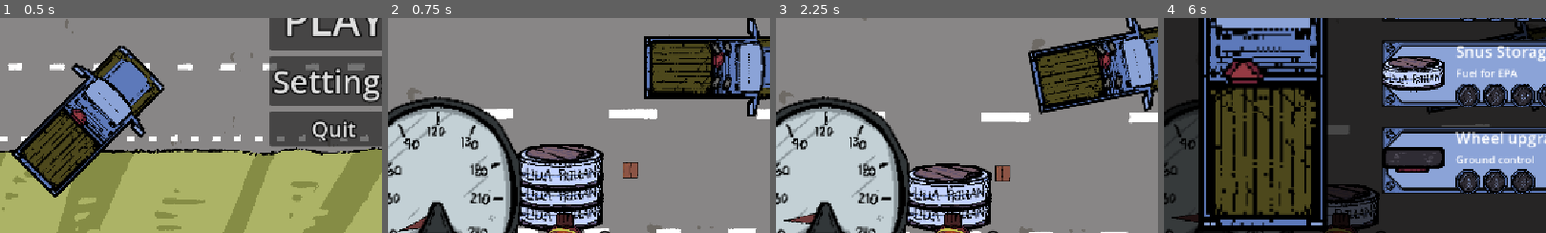
Above: before the commit, frames 1-4 (left to right).
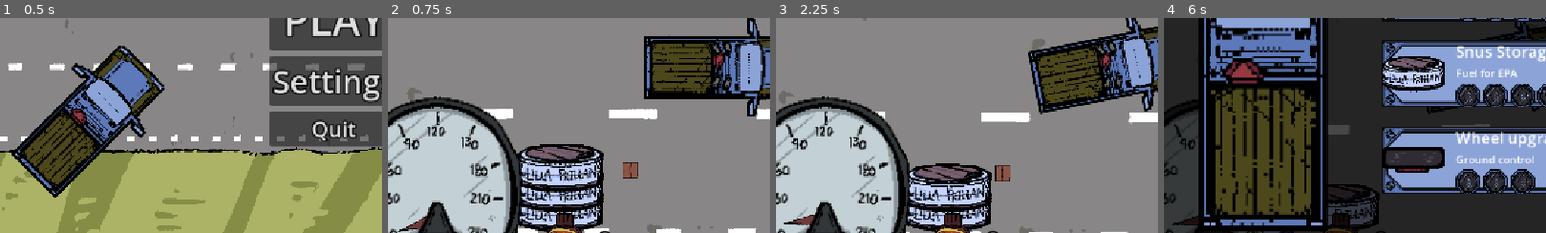
Above: after the commit, the same moments.

Repository: midenfors/project-epa
Game: Godot game, scene res://Scenes/UI/main_menu.tscn
Same seed, same stepped clock (60 frames per second), same inputs: the game is played once before the commit and once after it. The engine's default icon, where the game draws it, is replaced by a stand-in: a white triangle on a blue panel in a dark square.
Inputs:
- Up to frame 1 (0.5 s): no input
- Up to frame 2 (0.75 s): click "PLAY" at 0.5 s
- Up to frame 3 (2.25 s): tap Enter at 1.25 s; hold S (Turn Right) 1.28-2.03 s; tap 0 at 1.35 s; tap Space (Boost) at 2, 2.1 s; hold W (Turn Left) from 2.03 s (still down)
- Up to frame 4 (6 s): tap 0 at 2.3, 3.05, 3.8, 4.35, 5.1 s; release W (Turn Left) at 2.78 s; hold S (Turn Right) 2.78-3.53 s; tap A (Break) at 2.85 s; hold F (Upgrades) 3.53-4.28 s; tap D (Gas) at 3.6 s; hold W (Turn Left) from 4.28 s (still down); tap Space (Boost) at 5.85 s
The pictures show only the part of the screen within x 6-56%, y 39-89%; the shares and areas given below are measured in that part.

Frame 1 is identical in both runs. In frame 3, 0.2% of the frame differs, in the area x 2-11%, y 90-97%; in frame 4, 0.2%, in the area x 2-9%, y 90-97%.

Commit message:
Make engine, snus and poppy power upgrades work, smooth speedometer
- Engine: each level cuts car deceleration by 5%
- Snus Storage: gauge reads the Global autoload and adds 1 snus per level
- Poppy Power: +1 poppy per pickup per level
- Speedometer arrow eases toward target instead of stacking tweens
- Type wheels_upgrades as int, script cleanups

Co-Authored-By: Claude Opus 5.5 <noreply@anthropic.com>

Diff:
--- a/Scenes/UI/snus_gauge.gd
+++ b/Scenes/UI/snus_gauge.gd
@@ -2,27 +2,25 @@
 extends Control
 
 var snusdosa_tex : Texture2D = preload("res://Assets/Art/Snusdossa.png")
-const global_script = preload("res://Scripts/Autoloads/Global.gd")
-var global_inst = global_script.new()
 var snus_sprites = []
 
-# Called when the node enters the scene tree for the first time.
 func _ready() -> void:
-	var max = global_inst.snus_counter
+	update_snus_amount()
+
+# Rebuilds the snus stack: base snus + 1 per Snus Storage level.
+func update_snus_amount():
+	for sprite in snus_sprites:
+		sprite.queue_free()
+	snus_sprites.clear()
+
+	var _max = Global.snus_counter + Global.snus_upgrades
 	var offset : float = 30
-	for i in range(max, 0, -1):
+	for i in range(_max, 0, -1):
 		var sprite := Sprite2D.new()
 		sprite.texture = snusdosa_tex
-		sprite.position = $SnusMarker2D.position + Vector2(0, offset) * (i - max)
+		sprite.position = $SnusMarker2D.position + Vector2(0, offset) * (i - _max)
 		add_child(sprite)
 		snus_sprites += [sprite]
-	pass # Replace with function body.
-
-
-# Called every frame. 'delta' is the elapsed time since the previous frame.
-func _process(delta: float) -> void:
-	pass
-
 
 func consume_snus():
 	if snus_sprites.size() > 0:
--- a/Scripts/Autoloads/Global.gd
+++ b/Scripts/Autoloads/Global.gd
@@ -5,7 +5,7 @@
 var snus_upgrades : int = 0
 var poppy_power_upgrades : int = 0
 var engine_upgrades : int = 0
-var wheels_upgrades
+var wheels_upgrades : int = 0
 
 func increase_poppy(amount):
 	poppys += amount
--- a/Scripts/Autoloads/debug.gd
+++ b/Scripts/Autoloads/debug.gd
@@ -8,5 +8,7 @@
 
 	if Input.is_key_label_pressed(KEY_0):
 		Global.snus_counter += 1
+		var snus = get_tree().get_root().find_child("HUD")
+		print(snus)
 	if Input.is_key_label_pressed(KEY_PLUS):
 		Global.poppys += 1
--- a/Scripts/UpgradesMenu.gd
+++ b/Scripts/UpgradesMenu.gd
@@ -8,6 +8,7 @@
 @onready var upgrades_container = $MarginContainer/ScrollContainer/VBoxContainer
 
 func _ready() -> void:
+	# Rensa container på placeholders först
 	for child in upgrades_container.get_children():
 		child.queue_free()
 
@@ -16,8 +17,7 @@
 		container.upgrade = upgrade
 		upgrades_container.add_child(container)
 
-# Every .tres file in the upgrades folder becomes a row, sorted by file name.
-# list_directory also works in exported builds, unlike DirAccess.
+# Läs alla upgrades från mappen
 func load_upgrades() -> Array[Upgrade]:
 	var upgrades: Array[Upgrade] = []
 	var files := Array(ResourceLoader.list_directory(UPGRADES_DIR))
--- a/Scripts/car.gd
+++ b/Scripts/car.gd
@@ -13,6 +13,7 @@
 @export var num_speed_boosts : int = 3      # Number of snus in the bucket
 @export var speed_boost : float = 150.0     # Car Booster Upgrade
 @export var deceleration : float = -30      # Car Engine Upgrade
+@export var engine_decel_reduction : float = 0.05  # Each engine level cuts deceleration by 5%
 
 var boost_delay = 1000
 var time_last_boost : float = -999
@@ -34,6 +35,11 @@
 	audio_manager = get_node("../AudioManager")
 	speedometer = get_node("../CanvasLayer/HUD/Speedometer")
 	audio_manager.play_sfx(audio_manager.MOTORLJUD__1__EPA)
+
+# Deceleration after engine upgrades (level 10 = half the slowdown).
+func get_deceleration() -> float:
+	var factor := maxf(0.0, 1.0 - engine_decel_reduction * Global.engine_upgrades)
+	return deceleration * factor
 
 func _physics_process(_delta: float) -> void:
 	num_speed_boosts = snus_gauge.num_snus_remaining()
@@ -70,7 +76,7 @@
 	else:
 		if $CPUParticles2D.emitting == true:
 			$CPUParticles2D.emitting = false
-	speed += deceleration * dec_modifer * _delta
+	speed += get_deceleration() * dec_modifer * _delta
 	if speed < 0:
 		speed = 0
 	velocity = Vector2(speed, 0)
--- a/Scripts/grass_area.gd
+++ b/Scripts/grass_area.gd
@@ -1,21 +1,9 @@
 extends Area2D
-
-
-# Called when the node enters the scene tree for the first time.
-func _ready() -> void:
-	pass # Replace with function body.
-
-
-# Called every frame. 'delta' is the elapsed time since the previous frame.
-func _process(delta: float) -> void:
-	pass
-
 
 func _on_body_entered(body: Node2D) -> void:
 	var car : Car = body as Car
 	car.on_grass = true
 
-
 func _on_body_exited(body: Node2D) -> void:
 	var car : Car = body as Car
 	car.on_grass = false
--- a/Scripts/poppy.gd
+++ b/Scripts/poppy.gd
@@ -2,5 +2,6 @@
 
 func _on_body_entered(body: Node2D) -> void:
 	if body.is_in_group("Player"):
-		Global.increase_poppy(1)
+		# +1 extra poppy per Poppy Power level
+		Global.increase_poppy(1 + Global.poppy_power_upgrades)
 		queue_free()
--- a/Scripts/poppy_spawner.gd
+++ b/Scripts/poppy_spawner.gd
@@ -1,7 +1,7 @@
 extends Path2D
 
 var poppy_scene = load("res://Scenes/poppy.tscn")
-var poppy_amount = 6
+var poppy_amount = 8
 var rng = RandomNumberGenerator.new()
 # Called when the node enters the scene tree for the first time.
 func _ready() -> void:
--- a/Scripts/speedometer.gd
+++ b/Scripts/speedometer.gd
@@ -1,20 +1,29 @@
 extends Control
 class_name Speedometer
 
+const MIN_ANGLE := -110.0
+const MAX_ANGLE := 110.0
+
 @export var arrow : Sprite2D
+@export var smoothing : float = 8.0 # Högre = snabbare pil
+
+var target_degrees : float = MIN_ANGLE
 
 func _ready() -> void:
 	arrow = $Arrow
-	set_arrow_to_zero()
+	arrow.rotation_degrees = MIN_ANGLE
+
+# Pilen rör sig mjukt mot målvinkeln varje frame
+func _process(delta: float) -> void:
+	arrow.rotation_degrees = lerpf(arrow.rotation_degrees, target_degrees, 1.0 - exp(-smoothing * delta))
 
 # Nollställer till noll på mätaren
 func set_arrow_to_zero():
-	arrow.rotation_degrees = -110
+	target_degrees = MIN_ANGLE
 
-# Sätter pilens rotering gradvis
+# Sätter pilens målvinkel
 func set_arrow_to_degrees(value):
-	arrow.rotation_degrees = clamp(value, -110, 110)
+	target_degrees = clampf(value, MIN_ANGLE, MAX_ANGLE)
 
 func set_speed(value):
-	var angle = -110 + value
-	set_arrow_to_degrees(-110 + value)
+	set_arrow_to_degrees(MIN_ANGLE + value)
--- a/Scripts/world.gd
+++ b/Scripts/world.gd
@@ -16,13 +16,13 @@
 		hud.show_end_state()
 
 func _on_grass_area_body_entered(body: Node2D) -> void:
-	var car : Car = body as Car
-	car.on_grass = true
+	var _car : Car = body as Car
+	_car.on_grass = true
 	pass # Replace with function body.
 
 func _on_grass_area_body_exited(body: Node2D) -> void:
-	var car : Car = body as Car
-	car.on_grass = false
+	var _car : Car = body as Car
+	_car.on_grass = false
 	pass # Replace with function body.
 
 func add_road() -> void:
@@ -43,5 +43,5 @@
 	road_parent.position = road.position + road.find_child("End").position
 
 
-func _on_area_2d_body_exited(body: Node2D) -> void:
+func _on_area_2d_body_exited(_body: Node2D) -> void:
 	call_deferred("add_road")
